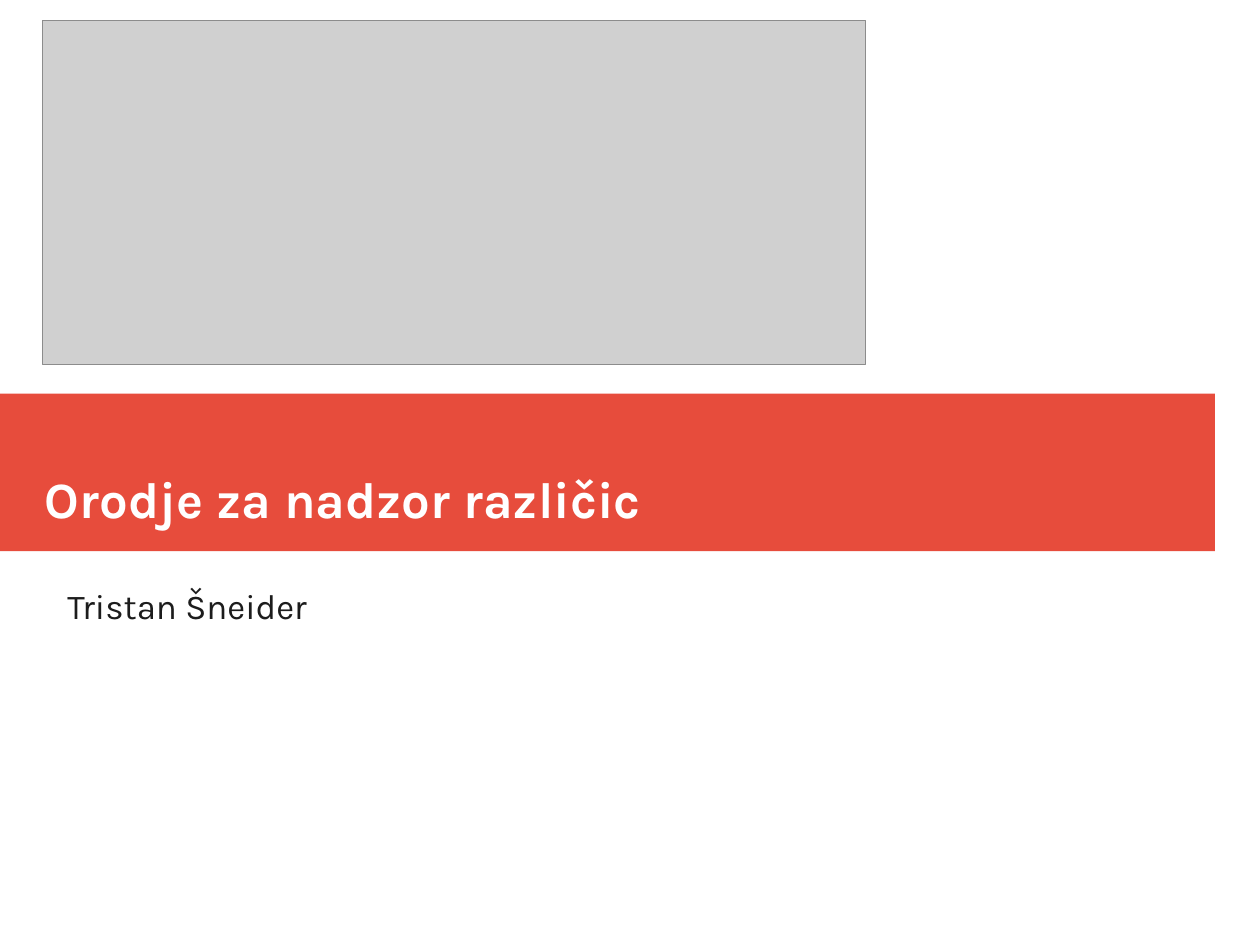
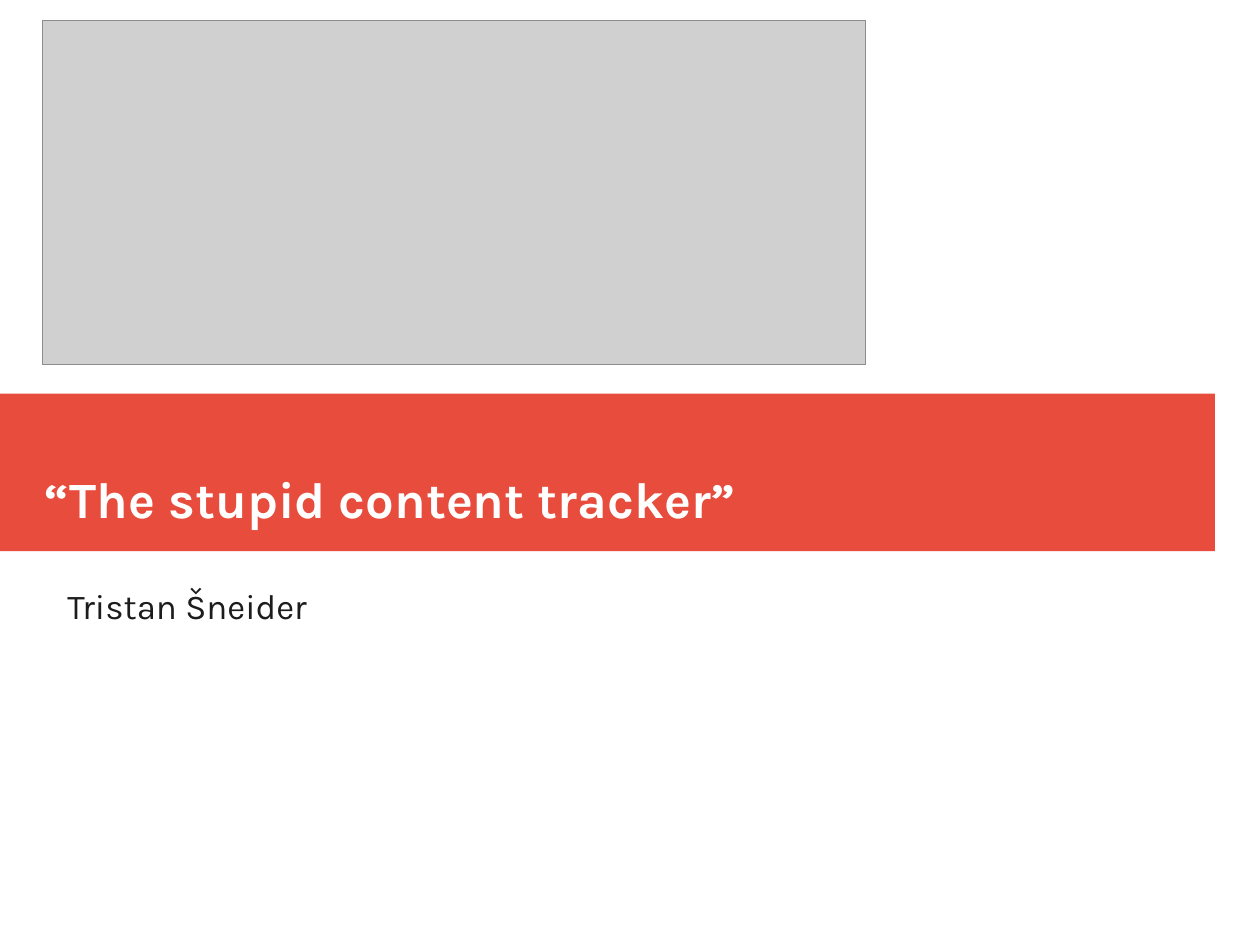
Before and after one commit to Tristaan/git_predstavitev, a slide deck: slide 1 of predstavitev.odp. Drawn at 1260x945 pixels with LibreOffice and Linux fonts; fonts in the diff are those of the drawing; grey boxes stand for pictures. Boxes give left, top, right and bottom in pixels: in the first picture for what was removed or moved away, otherwise in the second. Text is boxed around its words. In the diff, an @@ line names an element or a change of style, - is before the commit and + after.

```diff
--- a/predstavitev.odp
+++ b/predstavitev.odp
@@ title at (45,482,736,530): text changed @@
-Orodje za nadzor različic
+“The stupid content tracker”
```
Also in this commit, not shown: 3 slides added, 1 slide removed, 2 other files.
